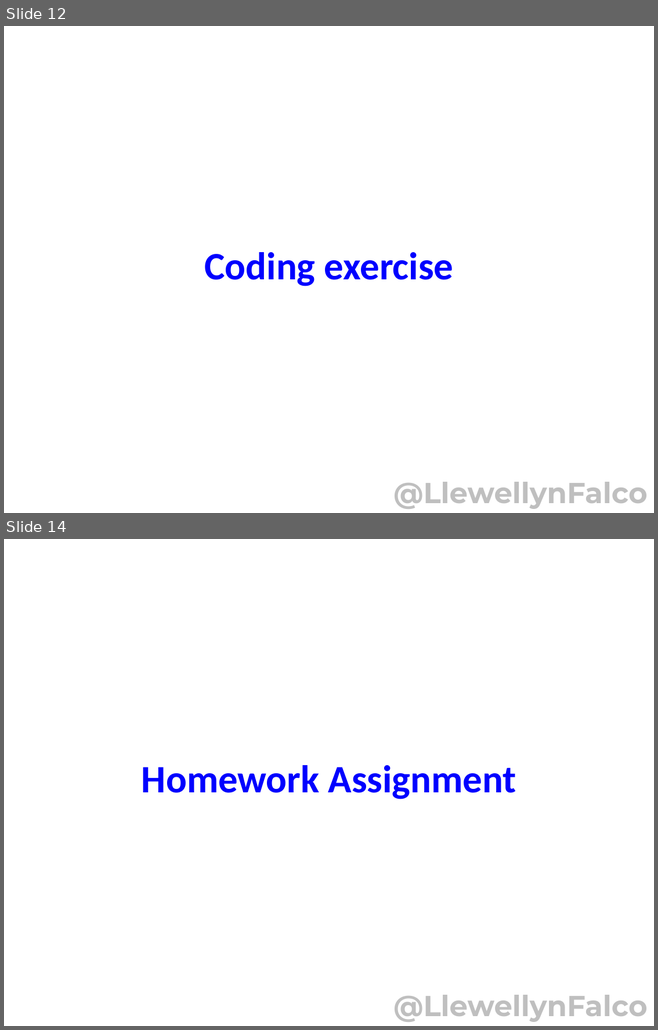
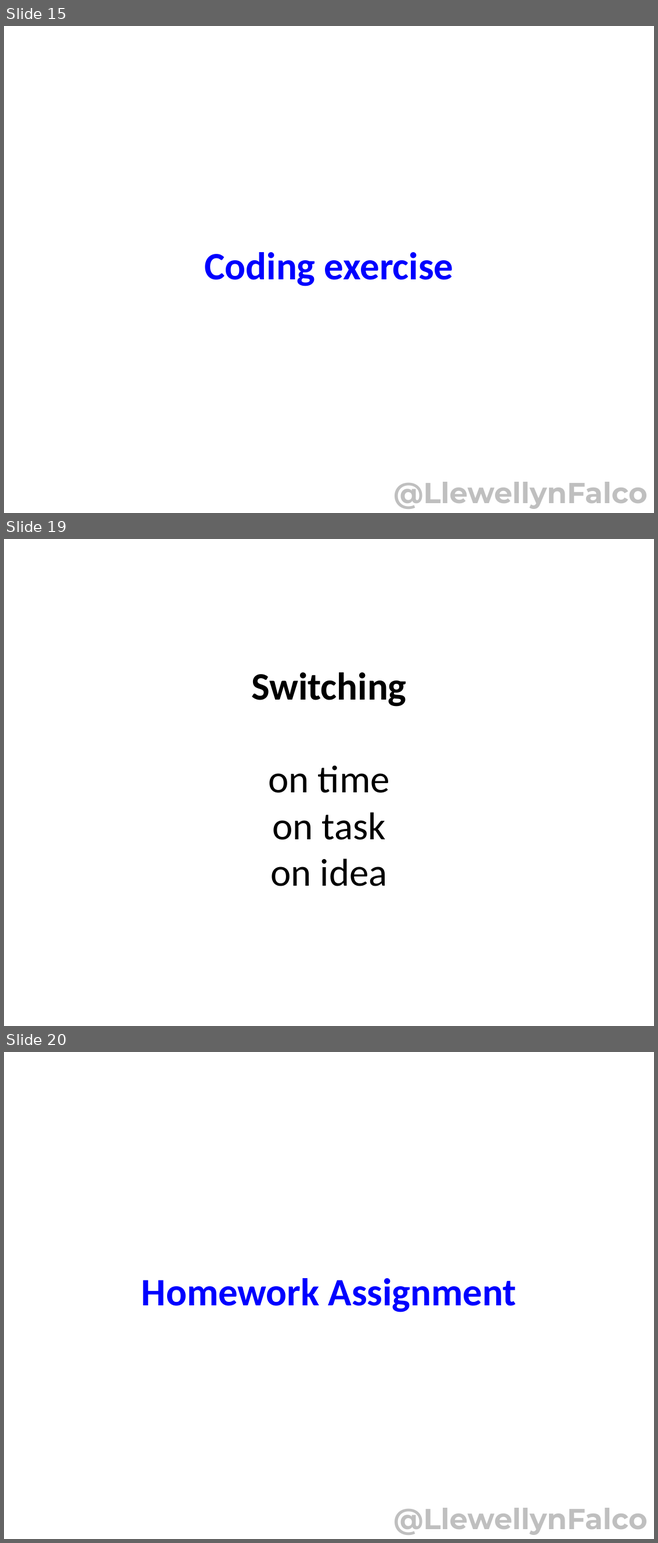
Before and after one commit to isidore/StrongStylePairingTalk, a slide deck: StrongStylePairing.pptx. Shown one above the other, each under a label of ours: slides 12 and 14 before the commit, slides 15, 19 and 20 after it; the slides between them are not shown. The pictures are 658x1030 and 658x1543 pixels, drawn with LibreOffice and Linux fonts; fonts in the diff are those of the drawing. Boxes give left, top, right and bottom in pixels: in the first picture for what was removed or moved away, otherwise in the second. Text is boxed around its words. In the diff, an @@ line names an element or a change of style, - is before the commit and + after.

```diff
--- a/StrongStylePairing.pptx
+++ b/StrongStylePairing.pptx
@@ slide 19 added at <box>4,539,654,1026</box>, background #FFFFFF @@
@@ title added at <box>251,672,406,886</box>, 43 pt, text #000000 @@
+Switching
+on time
+on task
+on idea
@@ what was slide 12 is now slide 15 @@
@@ what was slide 14 is now slide 20 @@
```
Also in this commit, not shown: 3 slides changed, 6 other slides added.
